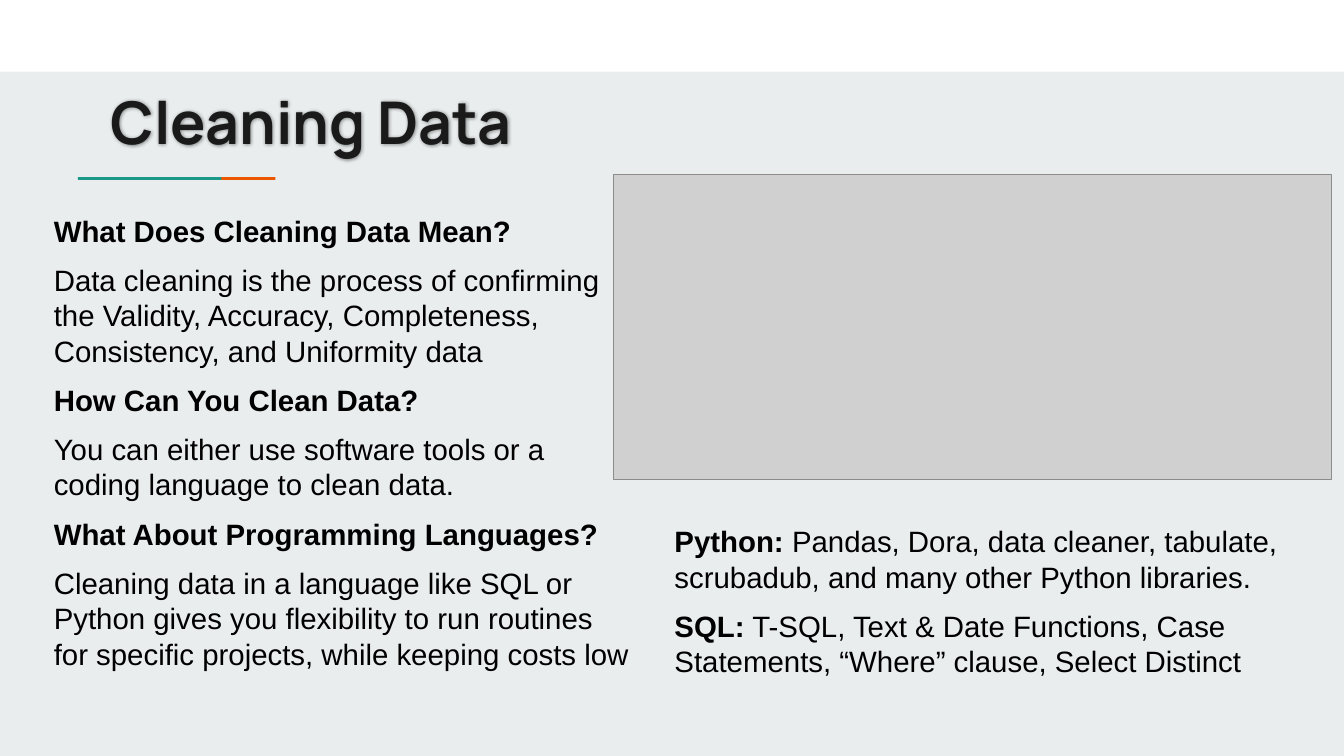
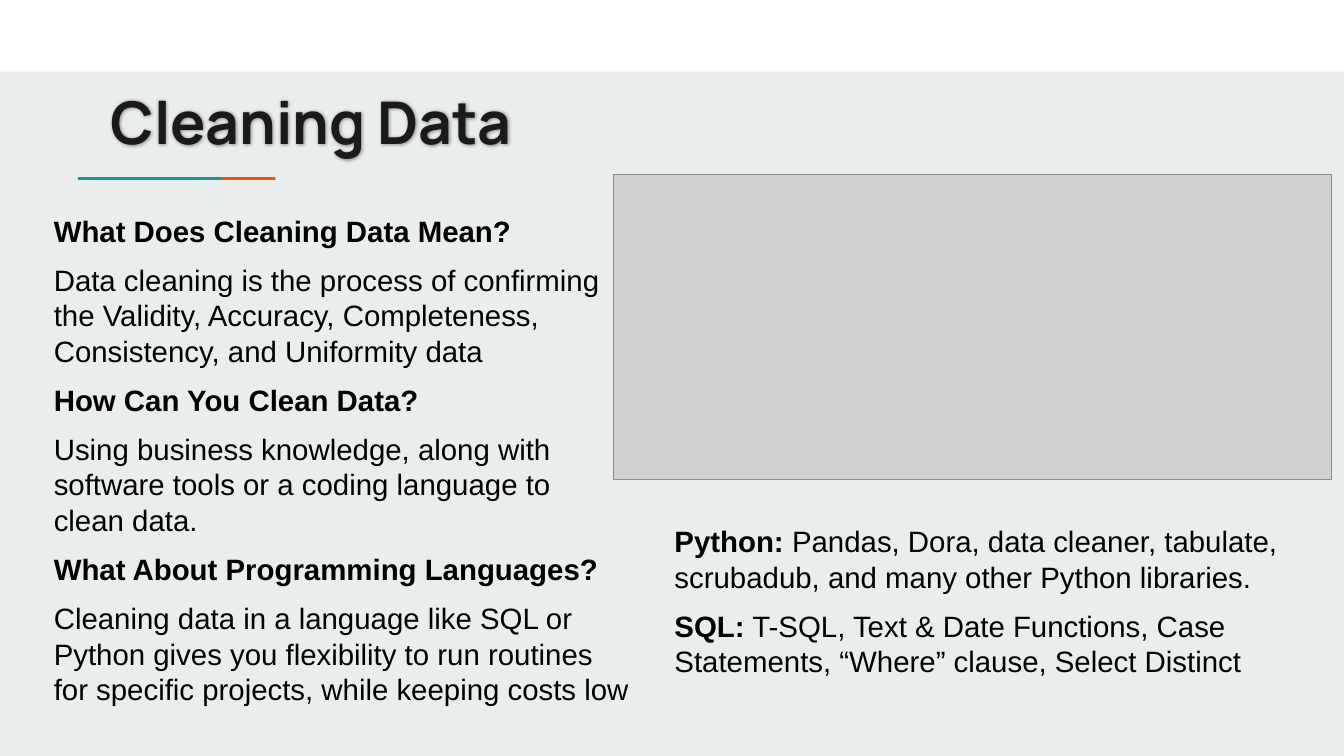
Before and after one commit to jbergmann56/OSDA-DataManipulationAndManagement, a slide deck: slide 3 of Lectures/Cleaning Data Using SQL (5).pptx (slide 5 before the commit). Drawn at 1344x756 pixels with LibreOffice and Linux fonts; fonts in the diff are those of the drawing; grey boxes stand for pictures. Boxes give left, top, right and bottom in pixels: in the first picture for what was removed or moved away, otherwise in the second. Text is boxed around its words. In the diff, an @@ line names an element or a change of style, - is before the commit and + after.

```diff
--- a/Lectures/Cleaning Data Using SQL (5).pptx
+++ b/Lectures/Cleaning Data Using SQL (5).pptx
@@ text at [54,438,550,532]: text changed @@
-You can either use software tools or a coding language to clean data.
+Using business knowledge, along with software tools or a coding language to clean data.
```
Also in this commit, not shown: 3 other slides changed, 10 slides added, 3 slides removed, 9 other files.
